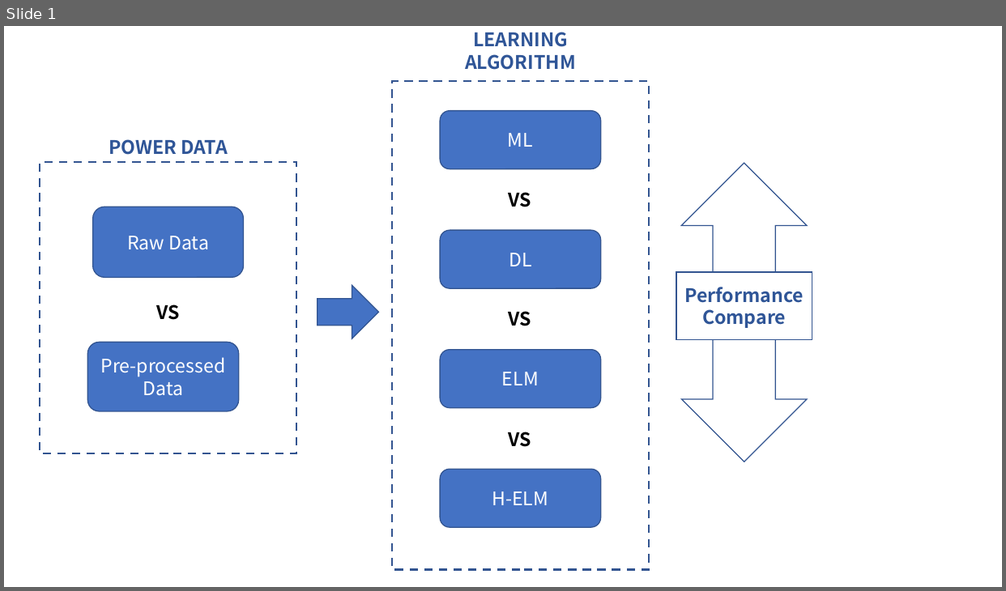
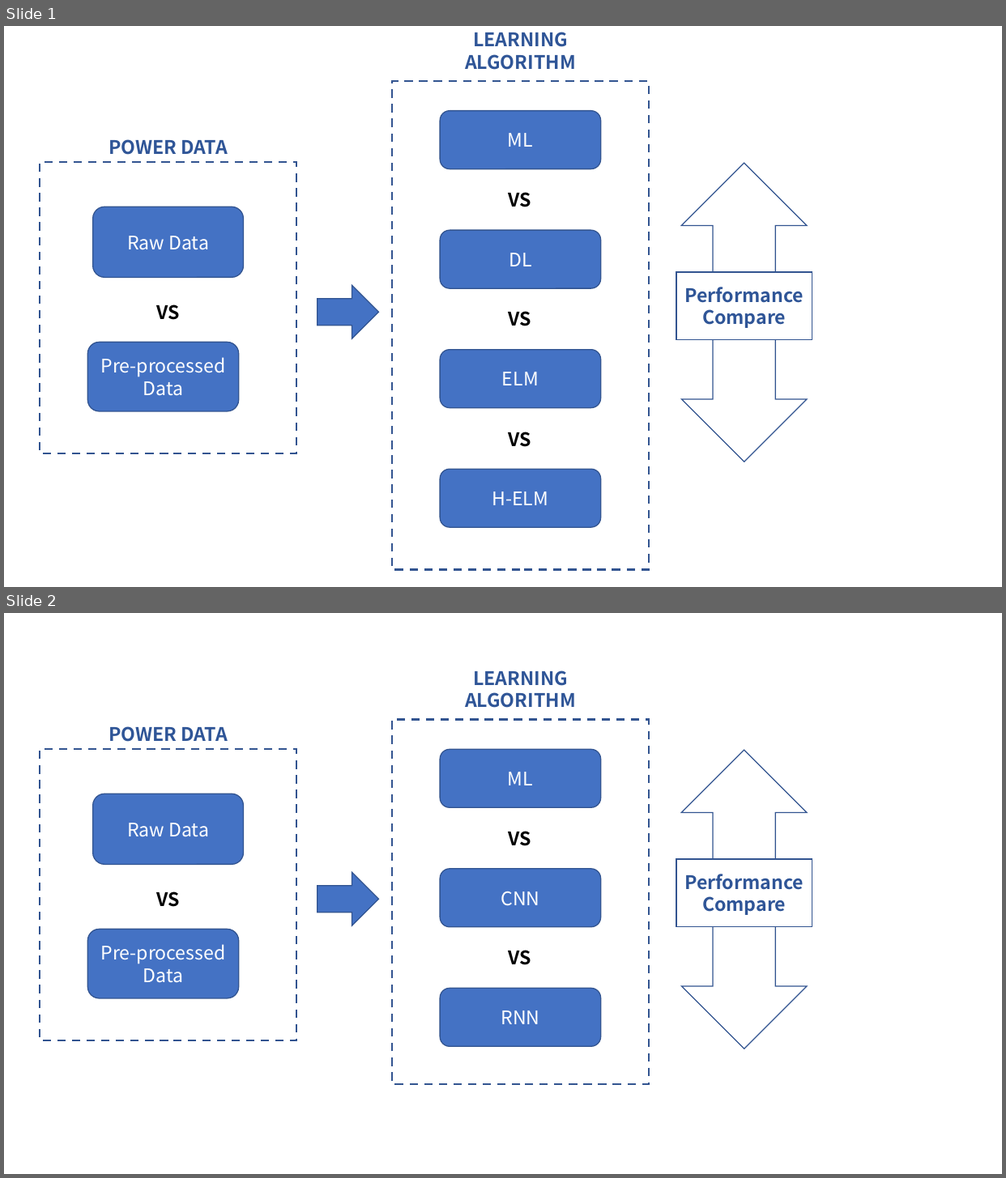
Before and after one commit to jhyun0919/STLF_of_Australian_NEM_by_H-ELM, a slide deck: etc/pic.pptx. Shown one above the other, each under a label of ours: slide 1 before the commit, slides 1 and 2 after it. The pictures are 1006x591 and 1006x1178 pixels, drawn with LibreOffice and Linux fonts; fonts in the diff are those of the drawing. Boxes give left, top, right and bottom in pixels: in the first picture for what was removed or moved away, otherwise in the second. Text is boxed around its words. In the diff, an @@ line names an element or a change of style, - is before the commit and + after.

```diff
--- a/etc/pic.pptx
+++ b/etc/pic.pptx
@@ slide 2 added at <box>4,613,1002,1174</box>, background #FFFFFF @@
@@ group added at <box>392,671,649,1084</box>: 3 texts, 3 rounded rectangles, 1 rectangle @@
+VS
+ML
+CNN
+RNN
+VS
+LEARNING ALGORITHM
@@ group added at <box>40,726,296,1041</box>: 2 rounded rectangles, 2 texts, 1 rectangle @@
+Raw Data
+Pre-processed Data
+VS
+POWER DATA
@@ up down arrow added at <box>681,750,807,1049</box>, outline #325491 1 pt @@
@@ right arrow added at <box>317,873,379,926</box>, fill #4472C4, outline #325491 1 pt @@
@@ rectangle added at <box>676,859,812,927</box>, fill #FFFFFF, outline #325491 1 pt, 18 pt, text #2F5597, bold @@
+Performance Compare
```
Also in this commit, not shown: 39 other files.
